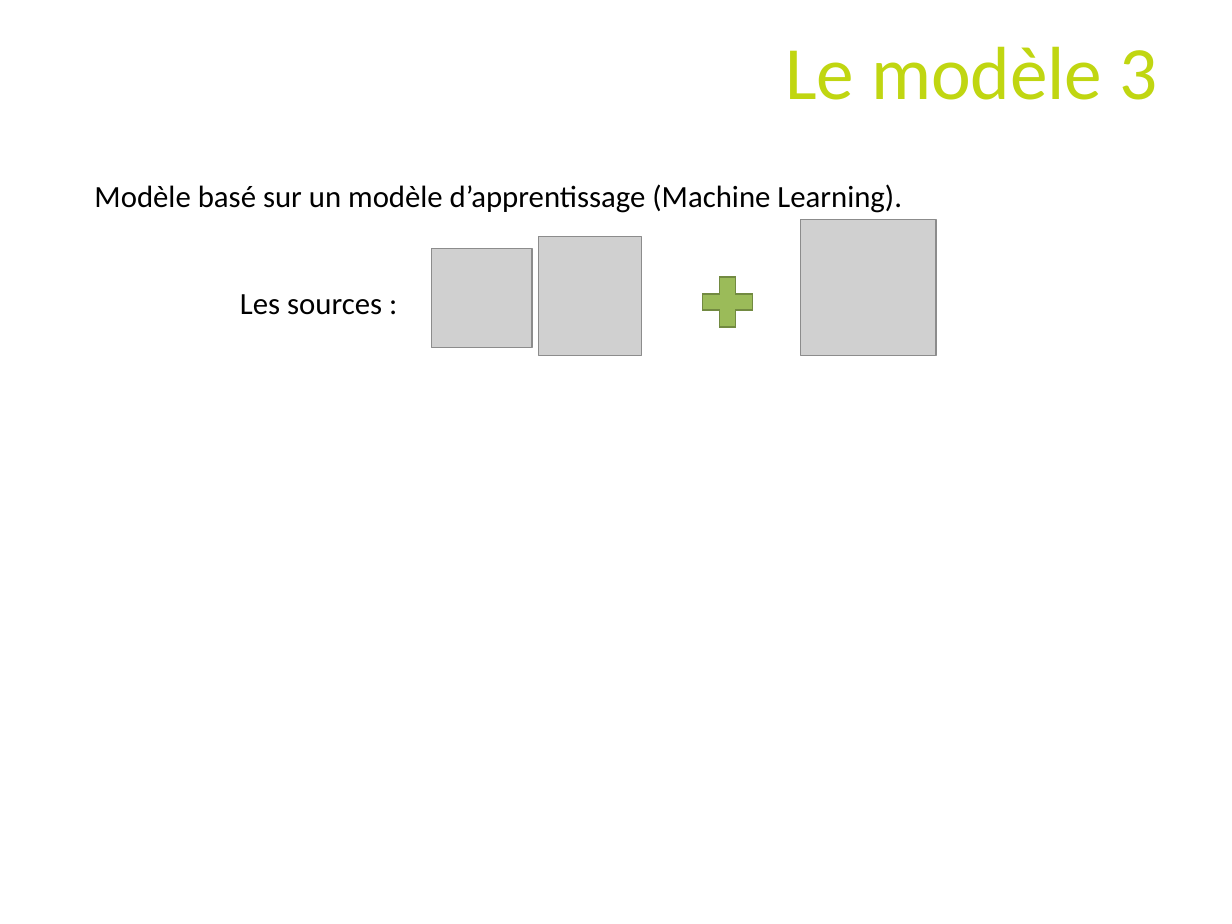
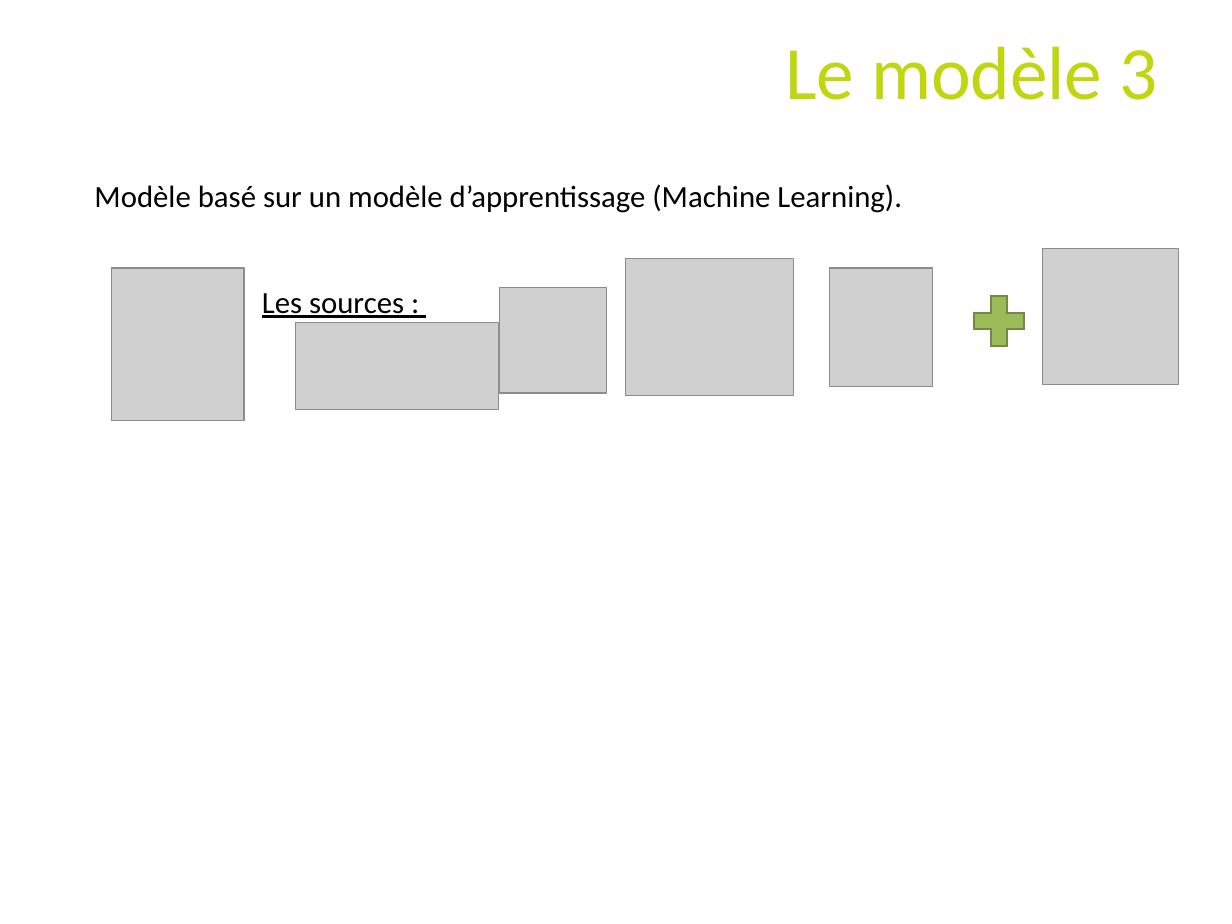
Before and after one commit to jeromeCompain/Legislatec, a slide deck: slide 16 of PrésentationV5.pptx. Drawn at 1232x924 pixels with LibreOffice and Linux fonts; fonts in the diff are those of the drawing; grey boxes stand for pictures; background and template pictures are left out. Boxes give left, top, right and bottom in pixels: in the first picture for what was removed or moved away, otherwise in the second. Text is boxed around its words. In the diff, an @@ line names an element or a change of style, - is before the commit and + after.

```diff
--- a/PrésentationV5.pptx
+++ b/PrésentationV5.pptx
@@ picture added at (112,269,245,421) @@
@@ picture added at (626,259,793,395) @@
@@ picture: place and size @@
-picture at (538,237,642,355)
+picture at (829,269,933,387)
@@ picture: place and size @@
-picture at (801,219,936,355)
+picture at (1042,249,1178,384)
@@ text "Les sources :": place and size @@
-text "Les sources :" at (240,294,382,315)
+text "Les sources :" at (262,293,404,318)
@@ text "Les sources :" at (262,293,404,318): underline on @@
@@ picture: place and size @@
-picture at (431,249,531,349)
+picture at (500,287,607,393)
@@ plus sign: place and size @@
-plus sign at (694,269,761,336)
+plus sign at (965,287,1032,355)
@@ picture added at (296,323,499,410) @@
```
Also in this commit, not shown: 3 other slides changed.
